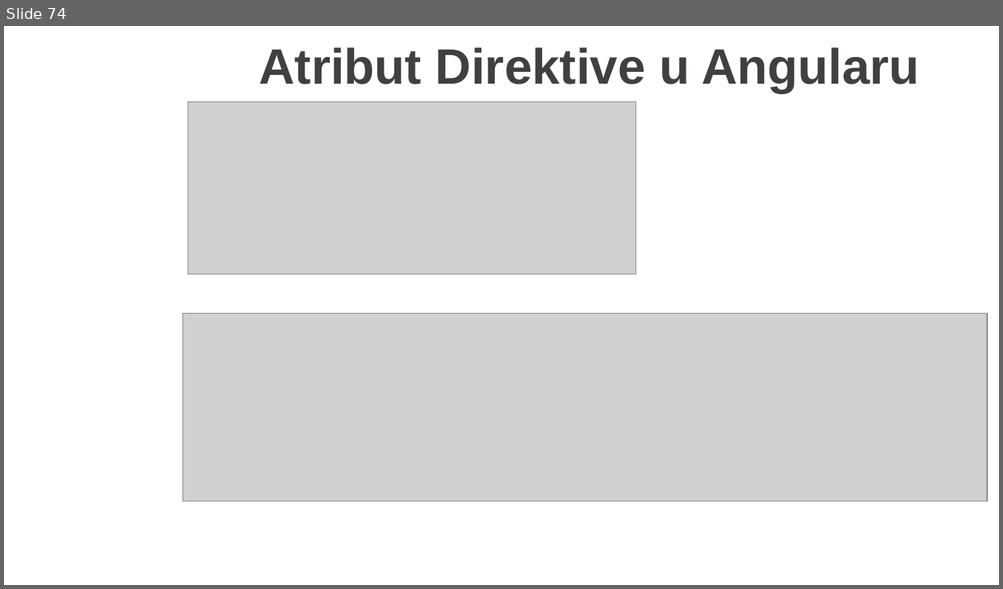
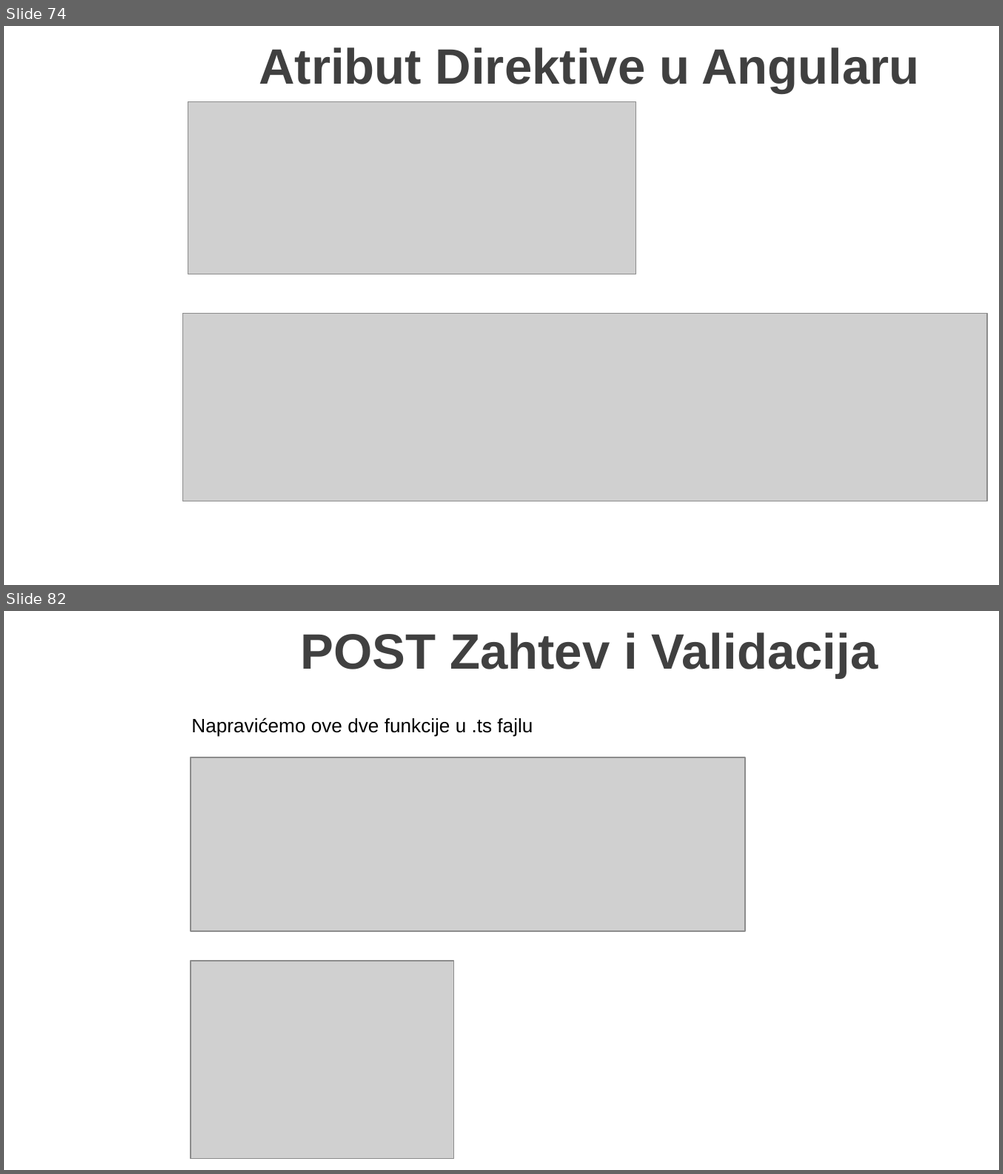
Before and after one commit to MarinkoSpasojevic/predavanje-netcore-angular, a slide deck: .NET Core i Angular Web Dev.pptx. Shown one above the other, each under a label of ours: slide 74 before the commit, slides 74 and 82 after it; the slides between them are not shown. The pictures are 1003x589 and 1003x1174 pixels, drawn with LibreOffice and Linux fonts; fonts in the diff are those of the drawing; grey boxes stand for pictures; background and template pictures are left out. Boxes give left, top, right and bottom in pixels: in the first picture for what was removed or moved away, otherwise in the second. Text is boxed around its words. In the diff, an @@ line names an element or a change of style, - is before the commit and + after.

```diff
--- a/.NET Core i Angular Web Dev.pptx
+++ b/.NET Core i Angular Web Dev.pptx
@@ slide 82 added at (4, 611, 999, 1170), background picture (left out) @@
@@ title added at (301, 632, 877, 678), 36 pt, text #404040, bold @@
+POST Zahtev i Validacija
@@ text added at (191, 718, 532, 737), 14 pt, text #000000 @@
+Napravićemo ove dve funkcije u .ts fajlu
@@ picture added at (190, 758, 744, 931) @@
@@ picture added at (190, 961, 453, 1159) @@
```
Also in this commit, not shown: 13 other slides added, 11 other files.
